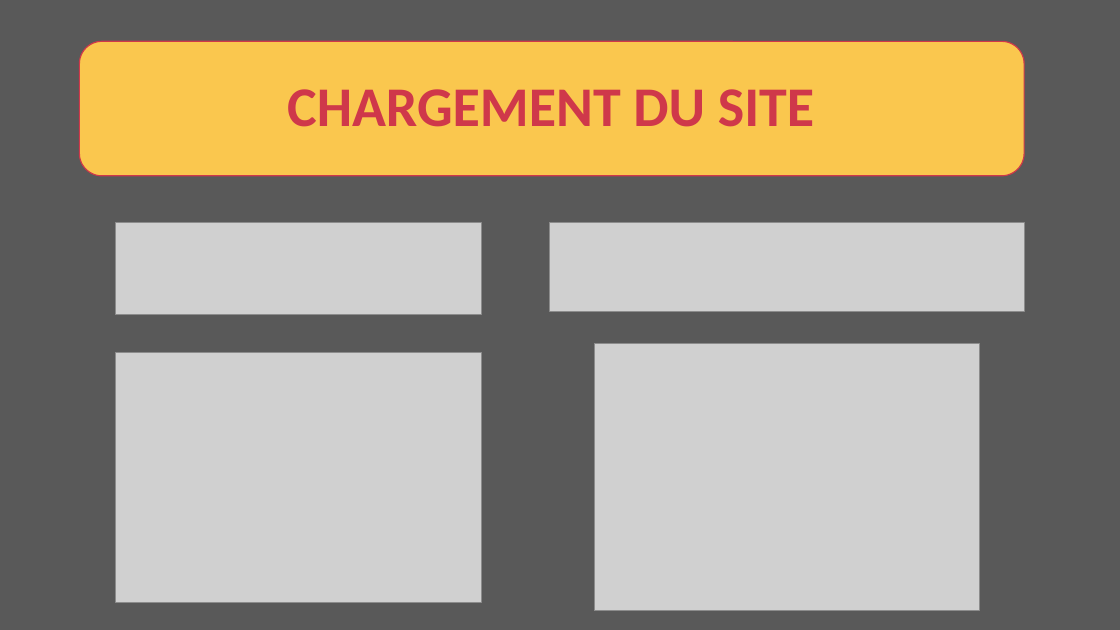
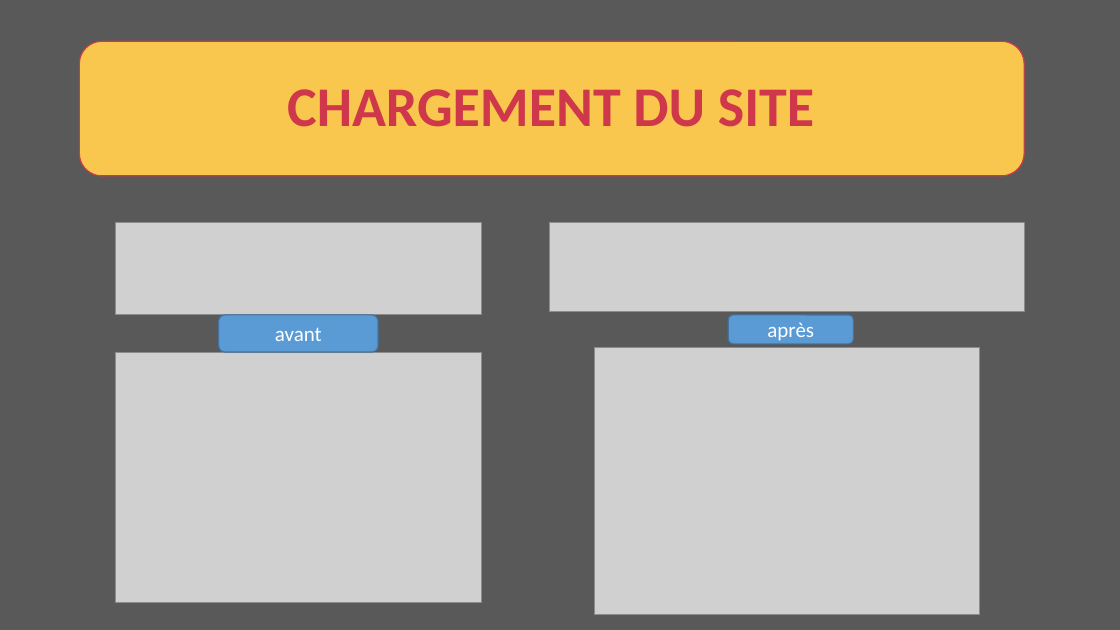
Before and after one commit to devfredgithub/CHOUETTEAGENCE, a slide deck: slide 9 of CHOUETTE AGENCE.pptx (slide 11 before the commit). Drawn at 1120x630 pixels with LibreOffice and Linux fonts; fonts in the diff are those of the drawing; grey boxes stand for pictures. Boxes give left, top, right and bottom in pixels: in the first picture for what was removed or moved away, otherwise in the second. Text is boxed around its words. In the diff, an @@ line names an element or a change of style, - is before the commit and + after.

```diff
--- a/CHOUETTE AGENCE.pptx
+++ b/CHOUETTE AGENCE.pptx
@@ rounded rectangle added at (218, 315, 378, 352), fill #5B9BD5, outline #43739E 1 pt, 18 pt, text #FFFFFF @@
+avant
@@ rounded rectangle added at (728, 315, 854, 344), fill #5B9BD5, outline #43739E 1 pt, 18 pt, text #FFFFFF @@
+après
@@ picture: place and size @@
-picture at (594, 344, 980, 611)
+picture at (594, 348, 980, 615)
```
Also in this commit, not shown: 1 other slide changed, 2 slides removed, 2 other files.
